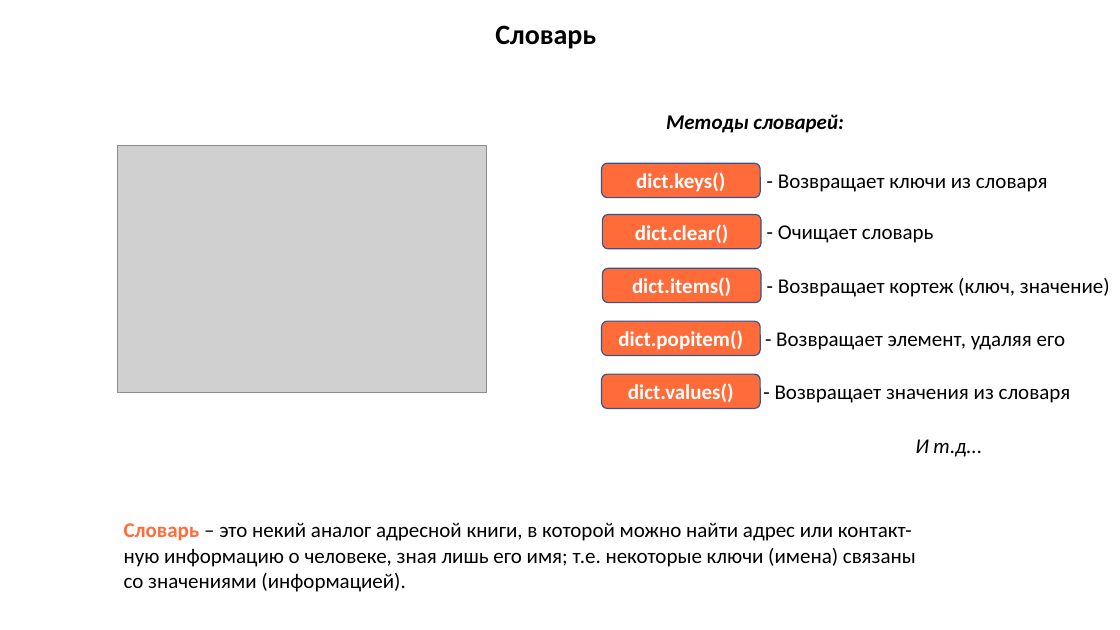
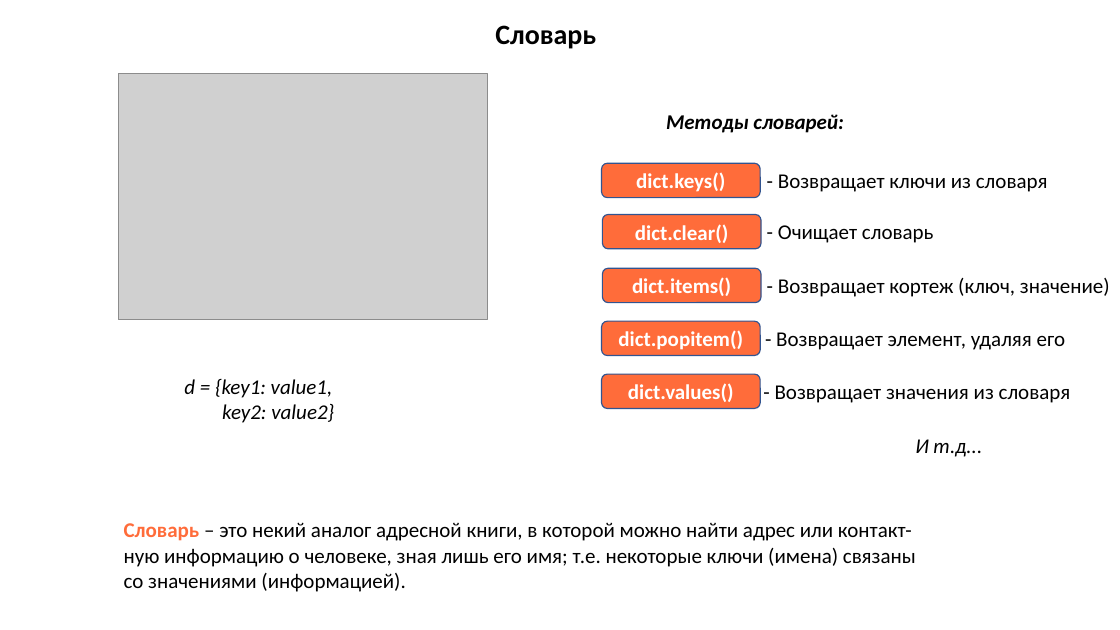
Before and after one commit to azamat7087/python_lessons_ver.2, a slide deck: slide 7 of lesson 6/Lesson_6.pptx. Drawn at 1120x630 pixels with LibreOffice and Linux fonts; fonts in the diff are those of the drawing; grey boxes stand for pictures. Boxes give left, top, right and bottom in pixels: in the first picture for what was removed or moved away, otherwise in the second. Text is boxed around its words. In the diff, an @@ line names an element or a change of style, - is before the commit and + after.

```diff
--- a/lesson 6/Lesson_6.pptx
+++ b/lesson 6/Lesson_6.pptx
@@ picture: place and size @@
-picture at box(118, 145, 486, 392)
+picture at box(118, 73, 487, 319)
@@ text added at box(184, 379, 334, 423), 18 pt, text #000000, italic @@
+d = {key1: value1,
+key2: value2}
```
Also in this commit, not shown: 1 other slide changed, 10 slides removed.
